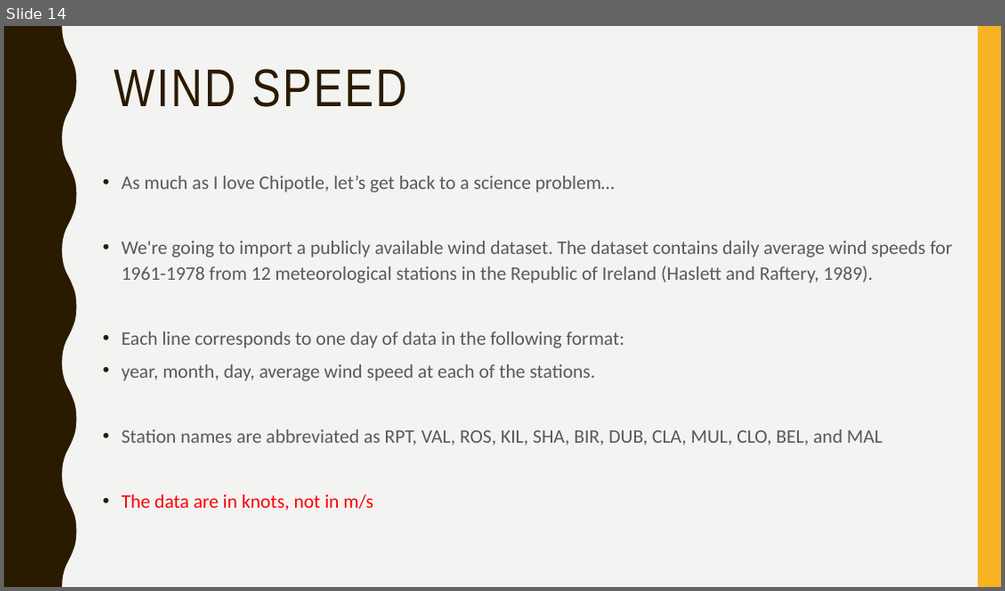
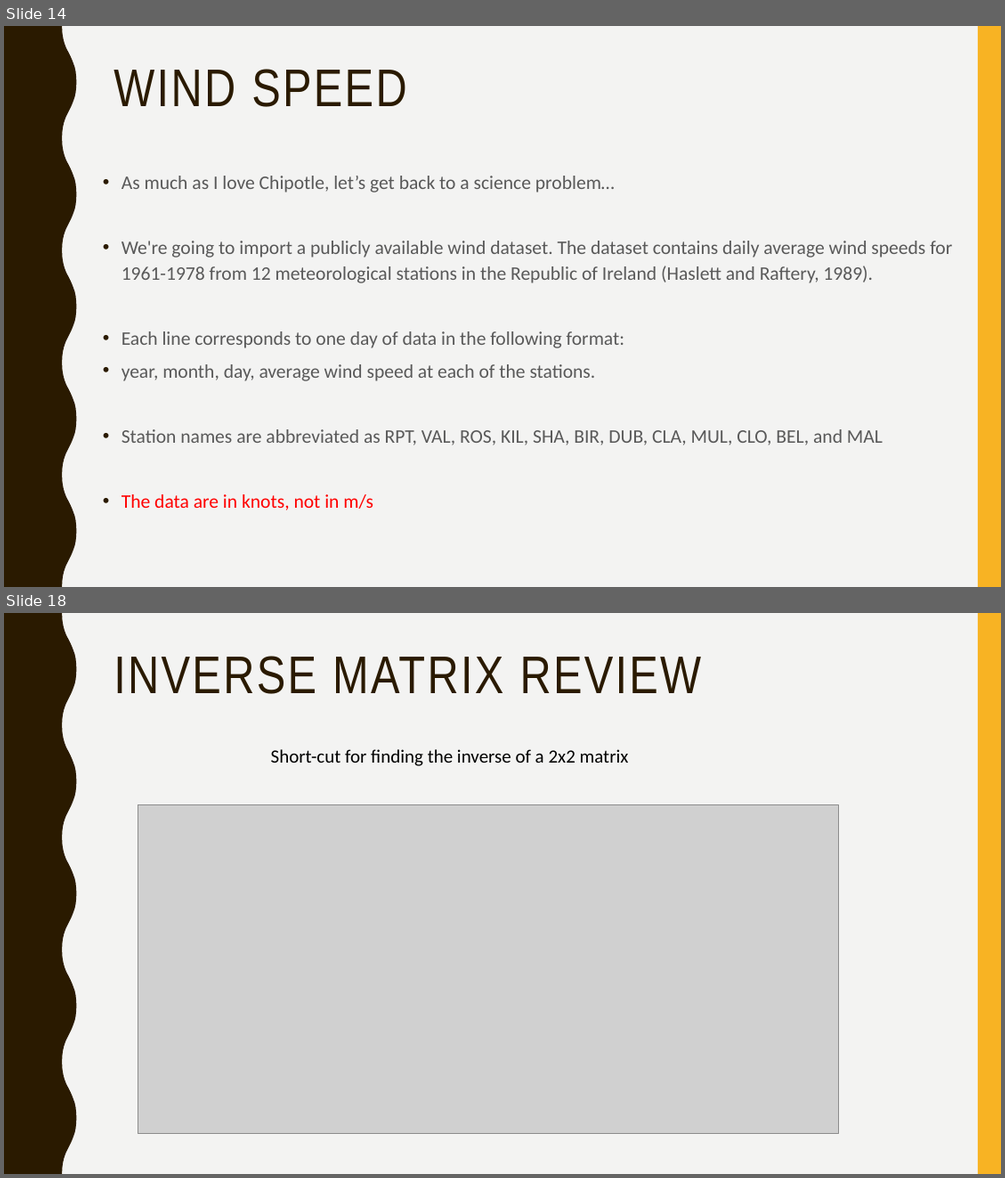
Before and after one commit to narock/scientific_computing_course, a slide deck: 02_Libraries/02_Scientific_Computing_Libs.pptx. Shown one above the other, each under a label of ours: slide 14 before the commit, slides 14 and 18 after it; the slides between them are not shown. The pictures are 1005x591 and 1005x1178 pixels, drawn with LibreOffice and Linux fonts; fonts in the diff are those of the drawing; grey boxes stand for pictures. Boxes give left, top, right and bottom in pixels: in the first picture for what was removed or moved away, otherwise in the second. Text is boxed around its words. In the diff, an @@ line names an element or a change of style, - is before the commit and + after.

```diff
--- a/02_Libraries/02_Scientific_Computing_Libs.pptx
+++ b/02_Libraries/02_Scientific_Computing_Libs.pptx
@@ slide 18 added at [4, 613, 1001, 1174], background #F3F3F2; not listed: 2 template elements that a slide beside it also shows @@
@@ title added at [113, 656, 702, 694], 51 pt, text #2A1A00 @@
+INVERSE MATRIX REVIEW
@@ text added at [271, 749, 629, 766], 18 pt, text #000000 @@
+Short-cut for finding the inverse of a 2x2 matrix
@@ picture added at [138, 805, 839, 1133] @@
```
Also in this commit, not shown: 13 other slides added, 2 slides removed, 8 other files.
